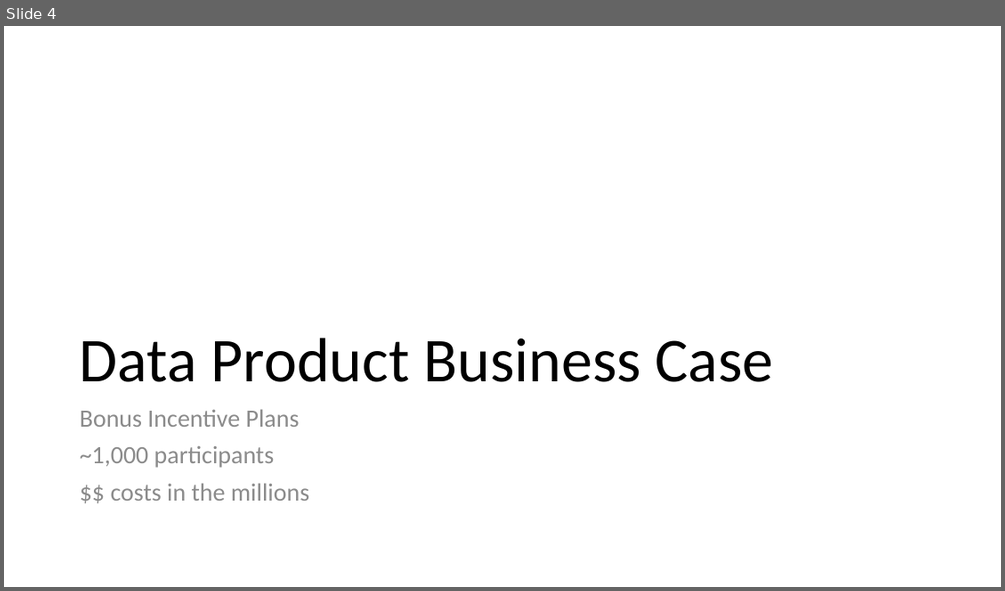
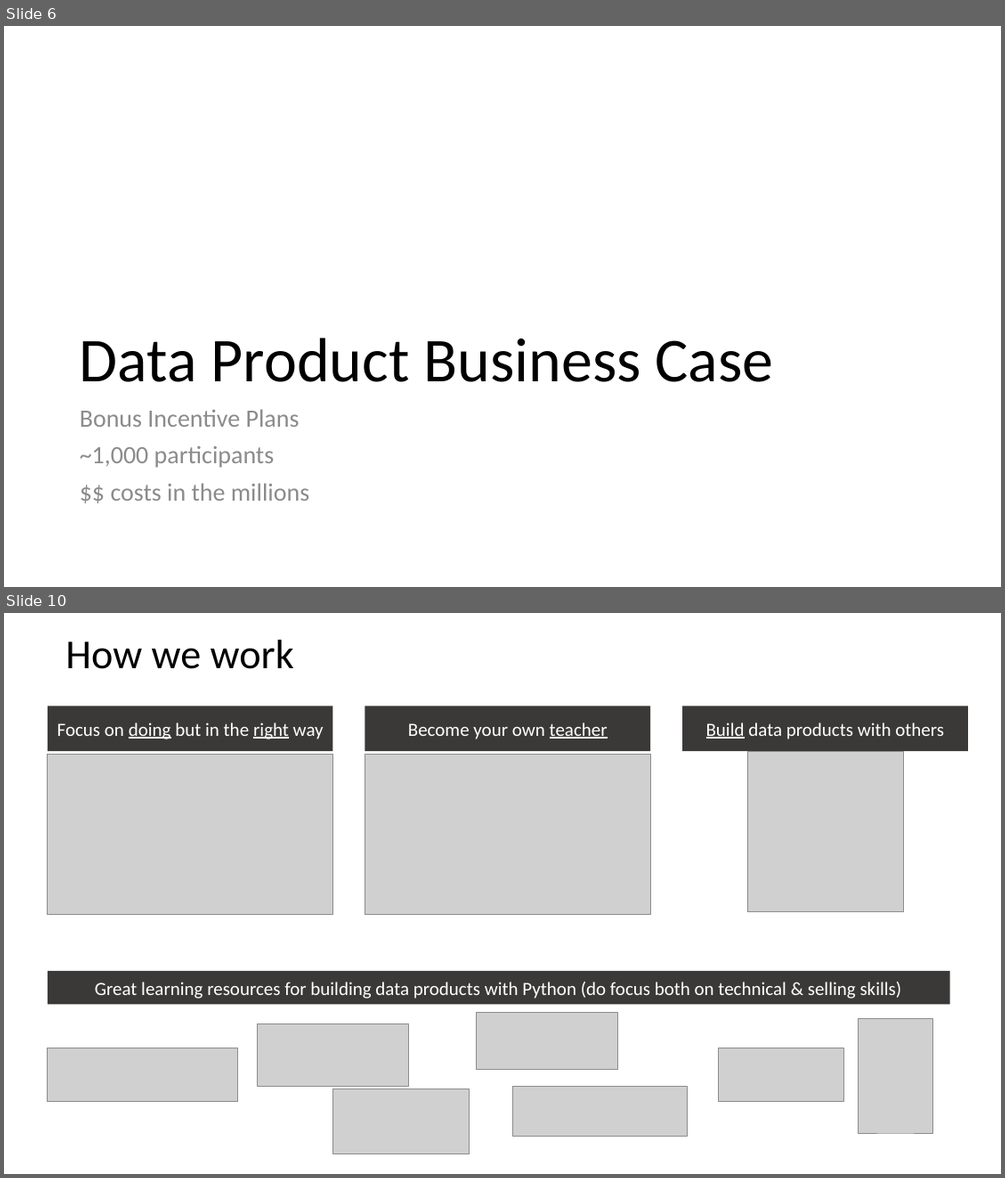
Before and after one commit to acivitillo/python_data_products_workshop, a slide deck: intro_workshop/an_intro_to_data_products.pptx. Shown one above the other, each under a label of ours: slide 4 before the commit, slides 6 and 10 after it; the slides between them are not shown. The pictures are 1005x591 and 1005x1178 pixels, drawn with LibreOffice and Linux fonts; fonts in the diff are those of the drawing; grey boxes stand for pictures. Boxes give left, top, right and bottom in pixels: in the first picture for what was removed or moved away, otherwise in the second. Text is boxed around its words. In the diff, an @@ line names an element or a change of style, - is before the commit and + after.

```diff
--- a/intro_workshop/an_intro_to_data_products.pptx
+++ b/intro_workshop/an_intro_to_data_products.pptx
@@ slide 10 added at <box>4,613,1001,1174</box>, background #FFFFFF @@
@@ title added at <box>65,640,294,669</box>, 39.6 pt, text #000000 @@
+How we work
@@ rectangle added at <box>48,706,333,751</box>, fill #3B3838, 18 pt, text #FFFFFF @@
+Focus on doing but in the right way
@@ rectangle added at <box>365,706,651,751</box>, fill #3B3838, 18 pt, text #FFFFFF @@
+Become your own teacher
@@ rectangle added at <box>682,706,968,751</box>, fill #3B3838, 18 pt, text #FFFFFF @@
+Build data products with others
@@ picture added at <box>48,755,333,915</box> @@
@@ picture added at <box>365,755,651,915</box> @@
@@ picture added at <box>747,751,903,912</box> @@
@@ rectangle added at <box>48,971,950,1004</box>, fill #3B3838, 18 pt, text #FFFFFF @@
+Great learning resources for building data products with Python (do focus both on technical & selling skills)
@@ picture added at <box>476,1013,618,1070</box> @@
@@ picture added at <box>258,1023,409,1086</box> @@
@@ picture added at <box>858,1018,933,1133</box> @@
@@ picture added at <box>48,1048,237,1102</box> @@
@@ picture added at <box>718,1048,844,1102</box> @@
@@ picture added at <box>333,1089,469,1154</box> @@
@@ picture added at <box>513,1086,687,1135</box> @@
@@ what was slide 4 is now slide 6 @@
```
Also in this commit, not shown: 5 slides changed, 2 other slides added, 1 slide removed, 9 other files.
